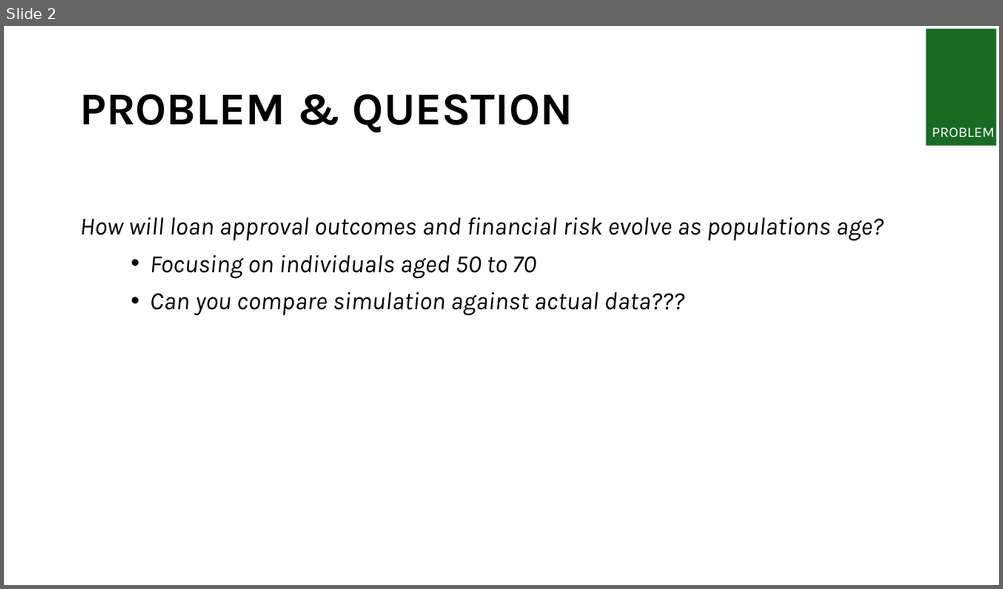
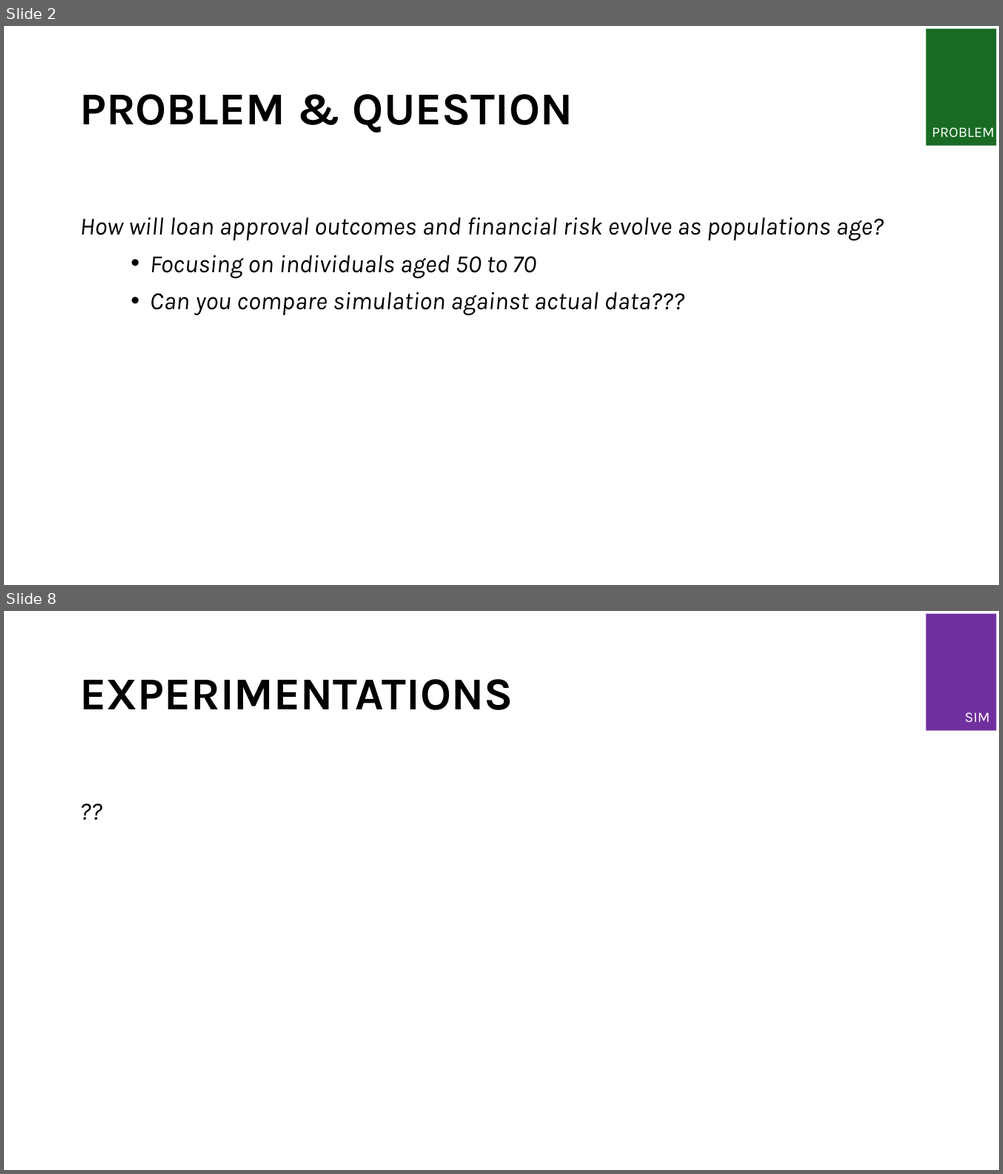
Before and after one commit to ijoshdavis/KSU-STAT-7100_MCSP, a slide deck: deliverables/Week 8 - Presentation.pptx. Shown one above the other, each under a label of ours: slide 2 before the commit, slides 2 and 8 after it; the slides between them are not shown. The pictures are 1003x589 and 1003x1174 pixels, drawn with LibreOffice and Linux fonts; fonts in the diff are those of the drawing. Boxes give left, top, right and bottom in pixels: in the first picture for what was removed or moved away, otherwise in the second. Text is boxed around its words. In the diff, an @@ line names an element or a change of style, - is before the commit and + after.

```diff
--- a/deliverables/Week 8 - Presentation.pptx
+++ b/deliverables/Week 8 - Presentation.pptx
@@ slide 8 added at box(4, 611, 999, 1170), background #FFFFFF @@
@@ rectangle added at box(925, 614, 996, 731), fill #7030A0 @@
@@ title added at box(79, 679, 512, 710), 44 pt, text #000000, bold @@
+EXPERIMENTATIONS
@@ text added at box(965, 712, 990, 723), 14 pt, text #FFFFFF @@
+SIM
@@ text added at box(73, 760, 930, 1116), 24 pt, text #000000, italic @@
+??
```
Also in this commit, not shown: 5 slides changed, 5 other slides added, 21 other files.
